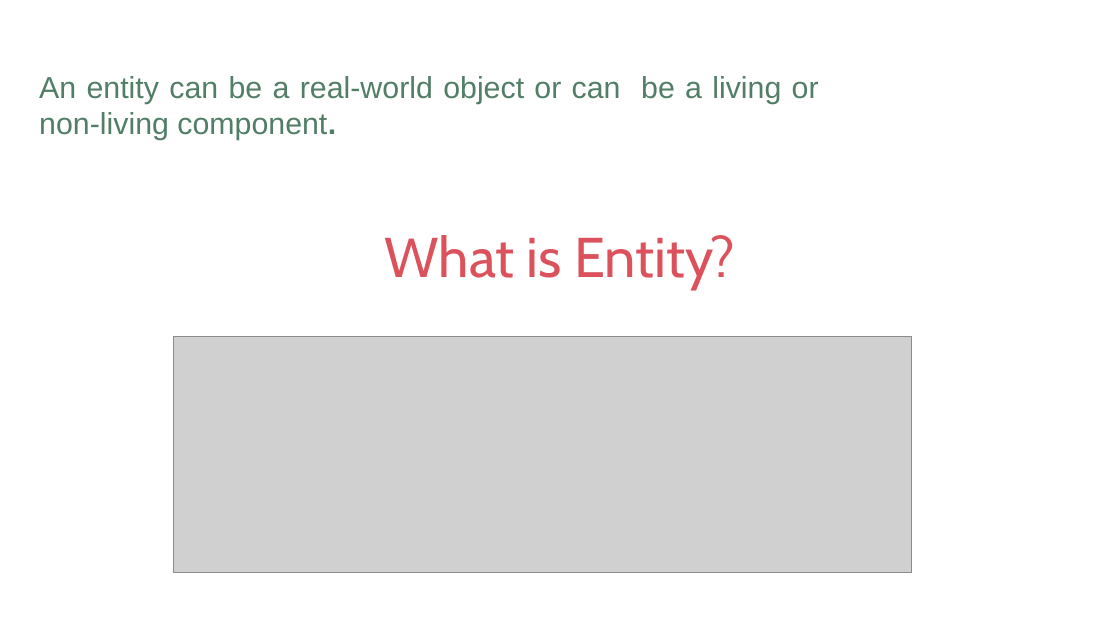
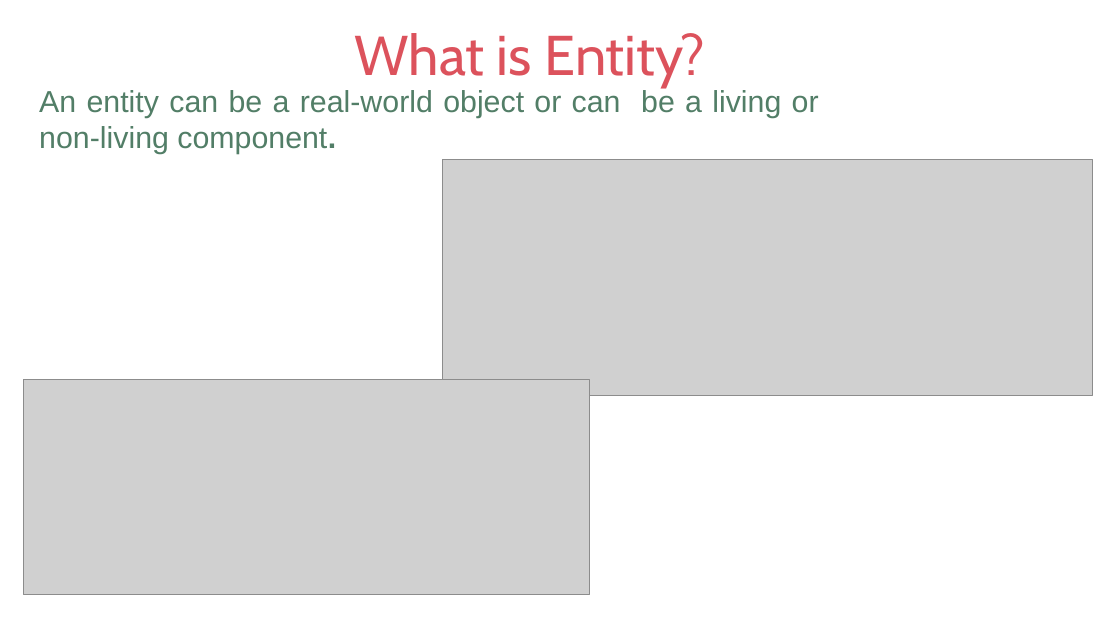
Before and after one commit to ramgirhe17/Prse, a slide deck: slide 7 of ER_Join_Presentation1.pptx. Drawn at 1120x630 pixels with LibreOffice and Linux fonts; fonts in the diff are those of the drawing; grey boxes stand for pictures. Boxes give left, top, right and bottom in pixels: in the first picture for what was removed or moved away, otherwise in the second. Text is boxed around its words. In the diff, an @@ line names an element or a change of style, - is before the commit and + after.

```diff
--- a/ER_Join_Presentation1.pptx
+++ b/ER_Join_Presentation1.pptx
@@ text "What is Entity?": place and size @@
-text "What is Entity?" at (384,235,735,289)
+text "What is Entity?" at (354,33,706,88)
@@ text "An entity can be a ...": place and size @@
-text "An entity can be a ..." at (39,76,819,140)
+text "An entity can be a ..." at (39,88,819,154)
@@ picture: place and size @@
-picture at (173,337,912,573)
+picture at (443,160,1093,396)
@@ picture added at (24,380,590,595) @@
```
Also in this commit, not shown: 14 other files.
